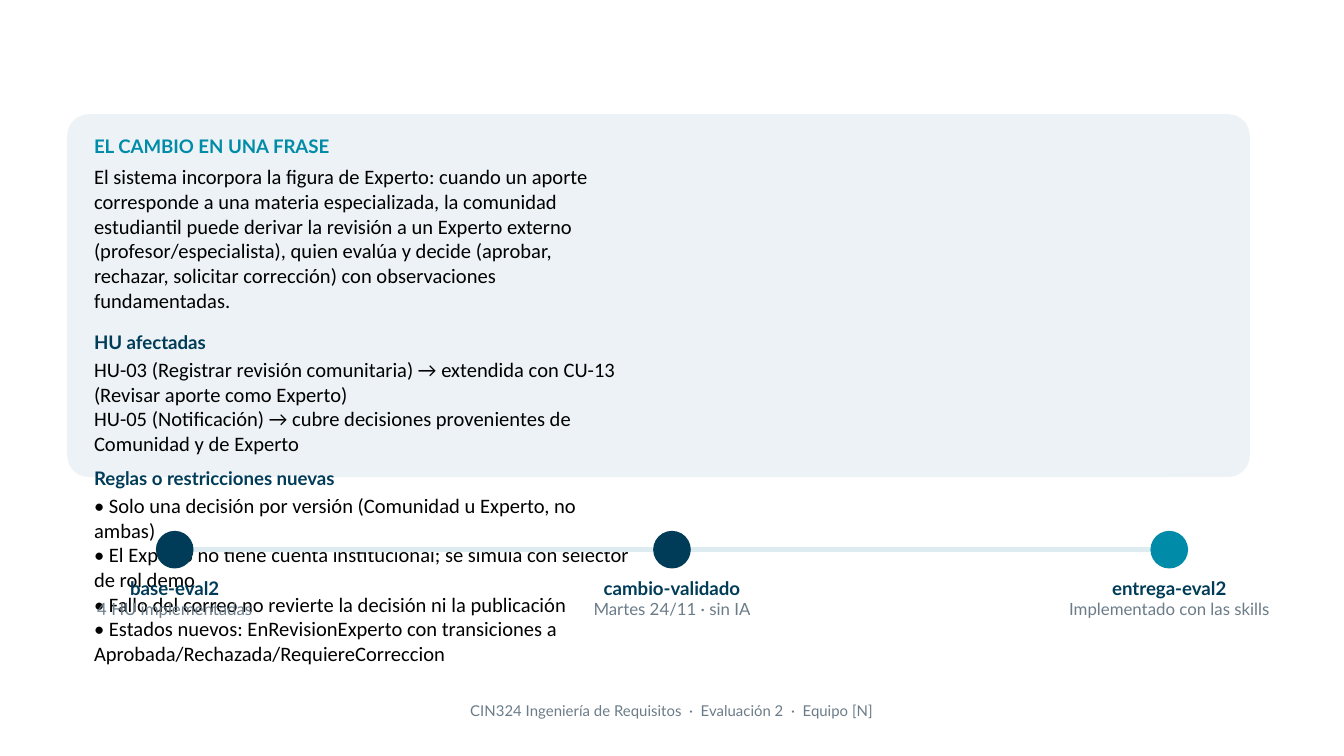
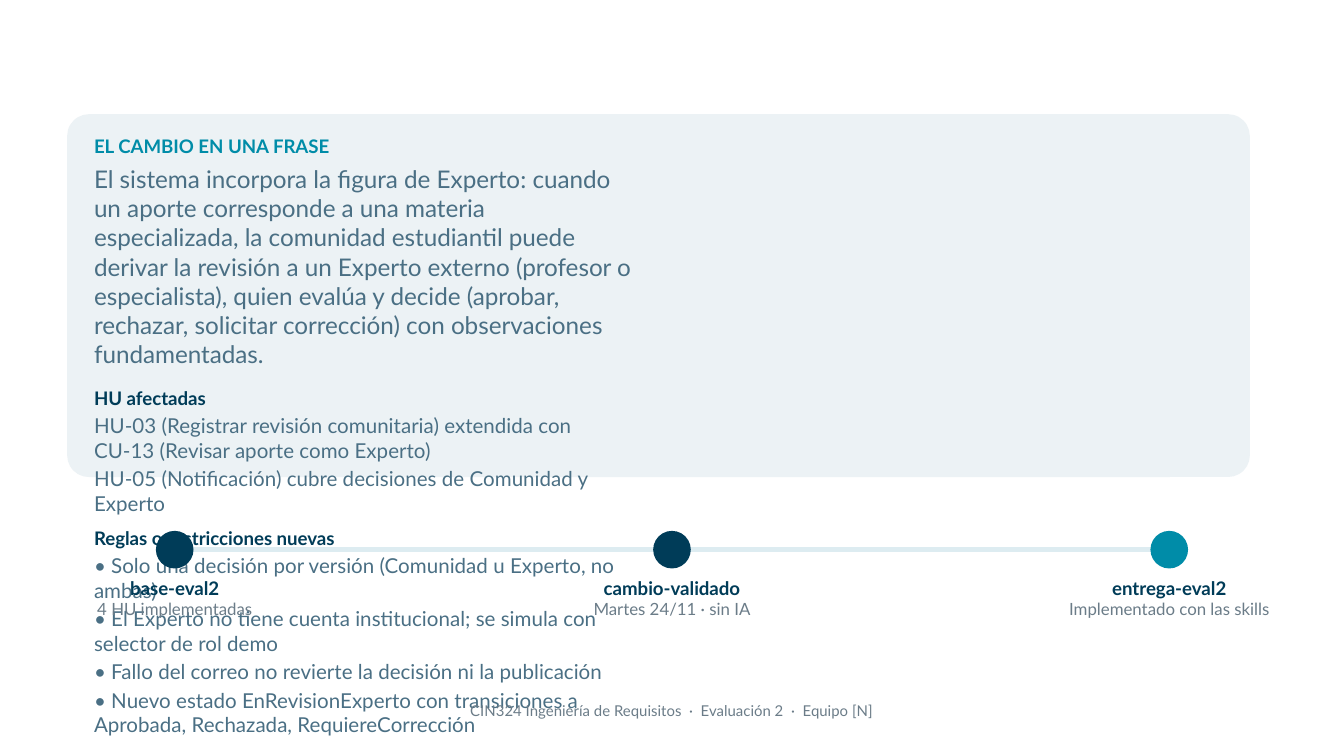
Before and after one commit to mapacheCorps/entrega, a slide deck: slide 3 of eval2/Presentacion_Evaluacion2_mapacheCorps.pptx. Drawn at 1344x756 pixels with LibreOffice and Linux fonts; fonts in the diff are those of the drawing; background and template pictures are left out. Boxes give left, top, right and bottom in pixels: in the first picture for what was removed or moved away, otherwise in the second. Text is boxed around its words. In the diff, an @@ line names an element or a change of style, - is before the commit and + after.

```diff
--- a/eval2/Presentacion_Evaluacion2_mapacheCorps.pptx
+++ b/eval2/Presentacion_Evaluacion2_mapacheCorps.pptx
@@ text at [94, 170, 631, 363]: text changed; size 11 to 13 pt; font Calibri to Lato; text colour #000000 to #4A6F84 @@
-El sistema incorpora la figura de Experto: cuando un aporte corresponde a una materia especializada, la comunidad estudiantil puede derivar la revisión a un Experto externo (profesor/especialista), quien evalúa y decide (aprobar, rechazar, solicitar corrección) con observaciones fundamentadas.
+El sistema incorpora la figura de Experto: cuando un aporte corresponde a una materia especializada, la comunidad estudiantil puede derivar la revisión a un Experto externo (profesor o especialista), quien evalúa y decide (aprobar, rechazar, solicitar corrección) con observaciones fundamentadas.
@@ text at [94, 417, 589, 515]: text changed; font Calibri to Lato; text colour #000000 to #4A6F84 @@
-HU-03 (Registrar revisión comunitaria) → extendida con CU-13 (Revisar aporte como Experto)
-HU-05 (Notificación) → cubre decisiones provenientes de Comunidad y de Experto
+HU-03 (Registrar revisión comunitaria) extendida con CU-13 (Revisar aporte como Experto)
+HU-05 (Notificación) cubre decisiones de Comunidad y Experto
@@ text at [94, 555, 614, 736]: text changed; font Calibri to Lato; text colour #000000 to #4A6F84 @@
-• Solo una decisión por versión (Comunidad u Experto, no ambas)
-• El Experto no tiene cuenta institucional; se simula con selector de rol demo
-• Fallo del correo no revierte la decisión ni la publicación
-• Estados nuevos: EnRevisionExperto con transiciones a Aprobada/Rechazada/RequiereCorreccion
+• Solo una decisión por versión (Comunidad u Experto, no ambas)
+• El Experto no tiene cuenta institucional; se simula con selector de rol demo
+• Fallo del correo no revierte la decisión ni la publicación
+• Nuevo estado EnRevisionExperto con transiciones a Aprobada, Rechazada, RequiereCorrección
```
Also in this commit, not shown: 14 other slides changed, 3 other files.
